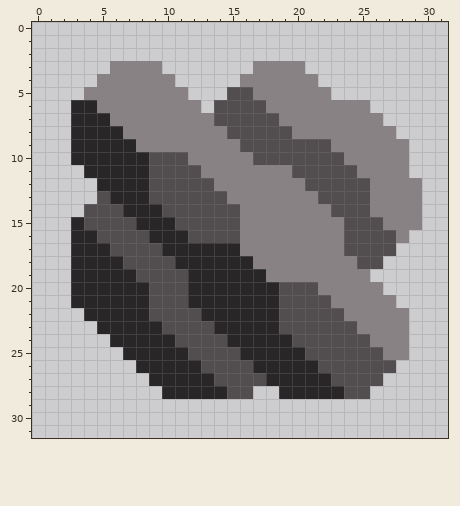
Pixel-art sprite: assets/sprites/item/neodymium.png. Above, as it was before the edit.
The file is 32x32 pixels.
The same view after the edit:
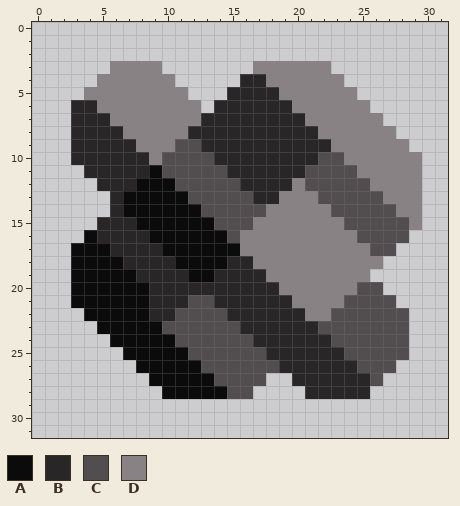
Palette (. is transparent): A #0c0b0c  B #292628  C #524d4f  D #898284
The edit:
y 3: x 21..22 .. -> DD
y 4: x 16..17 DD -> BB; x 22..23 .. -> DD
y 5: x 15..18 CCDD -> BBBB; x 23..24 .. -> DD
y 6: x 14..19 CCCCDD -> BBBBBB
y 7: x 13..20 DCCCCCDD -> BBBBBBBB
y 8: x 12..21 DDDCCCCCDD -> BBBBBBBBBB
y 9: x 11..22 DDDDDCCCCCCC -> CCBBBBBBBBBB
y 10: x 9 C -> D; x 12..21 DDDDDCCCCC -> CCBBBBBBBB; x 29 . -> D
y 11: x 9 C -> A; x 13..20 DDDDDDDC -> CCBBBBBB; x 29 . -> D
y 12: x 8..10 BCC -> AAA; x 14..19 DDDDDD -> CCBBBB
y 13: x 5 C -> .; x 7..11 BBCCC -> AAAAA; x 15..18 DDDD -> CCBB; x 26 D -> C
y 14: x 4..12 CCCBBBCCC -> ..BAAAAAA; x 16..17 DD -> CC; x 26..27 DD -> CC
y 15: x 3..13 BCCCCBBBCCC -> ..BBBAAAAAA; x 16 D -> C; x 27..28 DD -> CC
y 16: x 3..14 BBCCCCBBBCCC -> .ABBBBAAAAAA; x 24 C -> D; x 28 D -> C
y 17: x 3..15 BBBCCCCBBBBBB -> AAABBBBAAAAAA; x 24..25 CC -> DD
y 18: x 3..14 BBBBCCCCBBBB -> AAAABBBBAAAA; x 25..26 CC -> DD
y 19: x 3..13 BBBBBCCCCBB -> AAAAABBBBAA
y 20: x 3..11 BBBBBBCCC -> AAAAAABBB; x 19..21 CCC -> DDD; x 25..26 DD -> CC
y 21: x 3..13 BBBBBBCCCBB -> AAAAAABBBCC; x 19..22 CCCC -> BDDD; x 24..27 DDDD -> CCCC
y 22: x 4..10 BBBBBCC -> AAAAABB; x 13..14 BB -> CC; x 19..22 CCCC -> BBDD; x 24..28 DDDDD -> CCCCC
y 23: x 5..9 BBBBB -> AAAAA; x 14..15 BB -> CC; x 19..21 CCC -> BBB; x 25..28 DDDD -> CCCC
y 24: x 6..10 BBBBB -> AAAAA; x 15..16 BB -> CC; x 20..22 CCC -> BBB; x 26..28 DDD -> CCC
y 25: x 7..11 BBBBB -> AAAAA; x 16..17 BB -> CC; x 21..23 CCC -> BBB; x 27..28 DD -> CC
y 26: x 8..12 BBBBB -> AAAAA; x 17..18 BB -> CC; x 22..24 CCC -> BBB
y 27: x 9..13 BBBBB -> AAAAA; x 18..19 BB -> ..; x 23..25 CCC -> BBB
y 28: x 10..14 BBBBB -> AAAAA; x 19..20 BB -> ..; x 24..25 CC -> BB
Changed places in both pictures, as pixel boxes (x1, y1, x2, y2):
changed: (71, 61, 422, 399)
